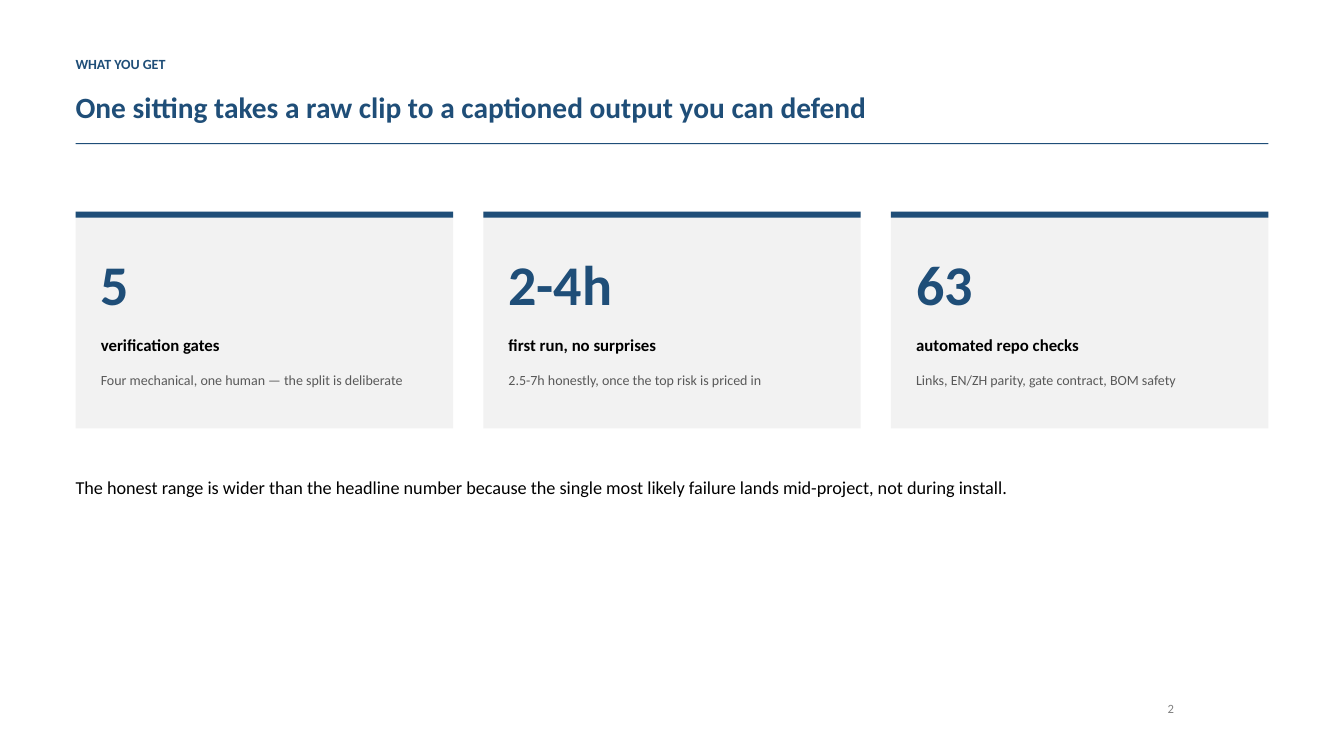
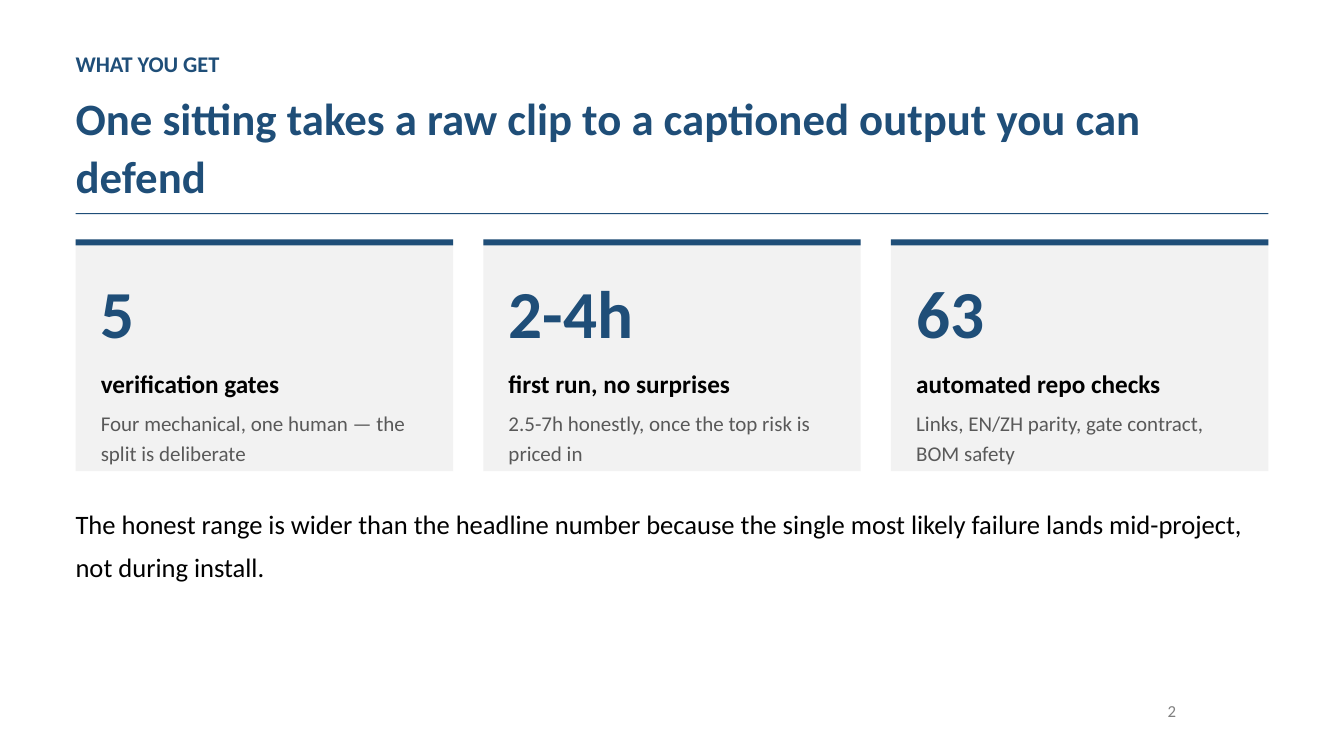
Before and after one commit to mikelix/gstack-tutorial-3, a slide deck: slide 3 of dist/gstack-tutorial-3_EN.pptx. Drawn at 1344x756 pixels with LibreOffice and Linux fonts; fonts in the diff are those of the drawing. Boxes give left, top, right and bottom in pixels: in the first picture for what was removed or moved away, otherwise in the second. Text is boxed around its words. In the diff, an @@ line names an element or a change of style, - is before the commit and + after.

```diff
--- a/dist/gstack-tutorial-3_EN.pptx
+++ b/dist/gstack-tutorial-3_EN.pptx
@@ text "WHAT YOU GET" at box(76, 57, 219, 72): size 10 to 16 pt @@
@@ text "One sitting takes a raw ..." at box(76, 103, 1141, 194): size 21 to 32 pt; line spacing 1.05 to 1.08 @@
@@ rectangle: place and size @@
-rectangle at box(76, 212, 453, 429)
+rectangle at box(76, 239, 453, 471)
@@ rectangle: place and size @@
-rectangle at box(76, 143, 1268, 144)
+rectangle at box(76, 213, 1268, 214)
@@ rectangle: place and size @@
-rectangle at box(483, 212, 860, 429)
+rectangle at box(483, 239, 860, 471)
@@ 3 rectangles, 1 text: place and size @@
-3 rectangles, 1 text at box(76, 212, 1268, 497)
+3 rectangles, 1 text at box(76, 239, 1268, 582)
@@ rectangle: place and size @@
-rectangle at box(891, 212, 1268, 429)
+rectangle at box(891, 239, 1268, 471)
@@ text "5": place and size @@
-text "5" at box(101, 268, 129, 306)
+text "5" at box(101, 294, 135, 339)
@@ text "2-4h": place and size @@
-text "2-4h" at box(508, 265, 612, 305)
+text "2-4h" at box(508, 291, 633, 338)
@@ size 40 to 48 pt in 3 elements at box(101, 294, 135, 339), box(508, 291, 633, 338), box(916, 292, 984, 339) @@
@@ text "63": place and size @@
-text "63" at box(916, 266, 973, 306)
+text "63" at box(916, 292, 984, 339)
@@ text "verification gates": place and size @@
-text "verification gates" at box(101, 339, 220, 354)
+text "verification gates" at box(101, 375, 279, 398)
@@ text "first run, no surprises": place and size @@
-text "first run, no surprises" at box(508, 339, 657, 354)
+text "first run, no surprises" at box(508, 375, 730, 397)
@@ size 12 to 18 pt in 3 elements at box(101, 375, 279, 398), box(508, 375, 730, 397), box(916, 375, 1160, 397) @@
@@ text "automated repo checks": place and size @@
-text "automated repo checks" at box(916, 339, 1079, 354)
+text "automated repo checks" at box(916, 375, 1160, 397)
@@ text "Four mechanical, one human — ...": place and size @@
-text "Four mechanical, one human — ..." at box(101, 375, 403, 387)
+text "Four mechanical, one human — ..." at box(101, 416, 404, 465)
@@ text "2.5-7h honestly, once the top ...": place and size @@
-text "2.5-7h honestly, once the top ..." at box(508, 375, 762, 387)
+text "2.5-7h honestly, once the top ..." at box(508, 416, 810, 465)
@@ size 10 to 15 pt in 3 elements at box(101, 416, 404, 465), box(508, 416, 810, 465), box(916, 416, 1203, 465) @@
@@ text "Links, EN/ZH parity, gate contract, ...": place and size @@
-text "Links, EN/ZH parity, gate contract, ..." at box(916, 375, 1176, 388)
+text "Links, EN/ZH parity, gate contract, ..." at box(916, 416, 1203, 465)
@@ text "The honest range is wider ..." at box(76, 515, 1241, 582): size 13 to 19 pt @@
@@ text "2" at box(1168, 706, 1176, 717): size 9 to 12 pt @@
```
Also in this commit, not shown: 30 other slides changed, 4 other files.
